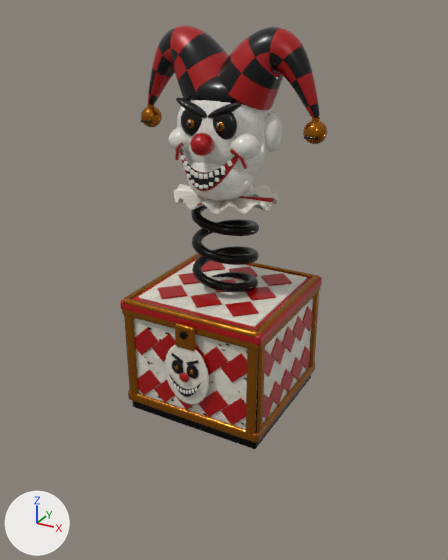
The glTF model assets/items/oil/JackInTheBox.glb as it was, and as the next commit left it.
Before and after are seen from a camera (50 mm lens) standing at (1.56, -2.85, 2.18) and looking at (-0.01, 0.0, 0.76). Every picture has the same lights, and +X, +Y and +Z are marked at lower left. The first picture is the older version. Where no turn or scale is listed for an object, it has been applied to the vertices.

In view in the first picture: 'JesterPivotGeometry', 'LidPivotGeometry', 'OilBoxGeometry', 'SpringGeometry'.
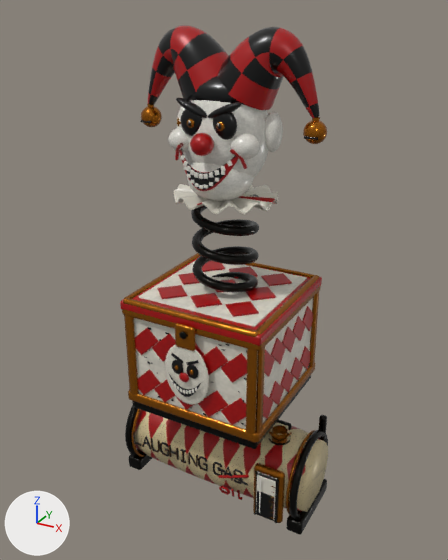
What differs and where, as boxes (x1, y1, x2, y2) in the pictures (448 x 560 px):
'TankGeometry', added
    after: (125, 405, 328, 535)
    faces in mat_tank_circus_enamel (picture img_oil_tank_paint): (135, 410, 328, 512)
    faces in mat_worn_iron (picture img_oil_worn_iron): (125, 405, 328, 535)
    faces in mat_old_brass (picture img_oil_old_brass): (132, 409, 321, 523)
    faces in mat_black_enamel_001 (picture img_oil_black_enamel): (133, 432, 279, 521)
    faces in mat_aged_ivory (picture img_oil_aged_ivory): (256, 475, 276, 520)
'JawPivotGeometry', unchanged, uncovered by the edit
    after: (184, 163, 254, 202)

The change, as a list of edits to the scene's bpy script:
```text
Add img_oil_tank_paint:
    img_oil_tank_paint = load_image('Oil Tank paint', '_unpacked/Oil_Tank_paint', 1024, 512, 'sRGB')
Add mat_black_enamel_001:
    mat_black_enamel_001 = principled_material('Black enamel.001')
    mat_black_enamel_001.texture = img_oil_black_enamel
    mat_black_enamel_001.metallic = 0.12
    mat_black_enamel_001.roughness = 0.28
Add mat_tank_circus_enamel:
    mat_tank_circus_enamel = principled_material('Tank circus enamel')
    mat_tank_circus_enamel.texture = img_oil_tank_paint
    mat_tank_circus_enamel.metallic = 0.15
    mat_tank_circus_enamel.roughness = 0.42
Add mat_weathered_crimson_001:
    mat_weathered_crimson_001 = principled_material('Weathered crimson.001')
    mat_weathered_crimson_001.texture = img_oil_weathered_crimson
    mat_weathered_crimson_001.metallic = 0.08
    mat_weathered_crimson_001.roughness = 0.36
Add me_horizontal_oil_tank:
    me_horizontal_oil_tank.from_pydata(...)  # 13178 vertices, 25290 faces; spans x -0.63..0.63, y -0.317..0.274, z -0.29..0.368
    # faces by material slot: [862, 5972, 16080, 1288, 84, 84, 920]
    me_horizontal_oil_tank.materials.append(mat_tank_circus_enamel)  # picture img_oil_tank_paint
    me_horizontal_oil_tank.materials.append(mat_worn_iron)  # picture img_oil_worn_iron
    me_horizontal_oil_tank.materials.append(mat_old_brass)  # picture img_oil_old_brass
    me_horizontal_oil_tank.materials.append(mat_black_enamel_001)  # picture img_oil_black_enamel
    me_horizontal_oil_tank.materials.append(mat_aged_ivory)  # picture img_oil_aged_ivory
    me_horizontal_oil_tank.materials.append(mat_teeth_ivory)  # picture img_oil_teeth_ivory
    me_horizontal_oil_tank.materials.append(mat_weathered_crimson_001)  # picture img_oil_weathered_crimson
Add ob_tankgeometry:
    ob_tankgeometry = bpy.data.objects.new('TankGeometry', me_horizontal_oil_tank)
    ob_tankgeometry.location = (0.0, 0.0, -0.4)
```
